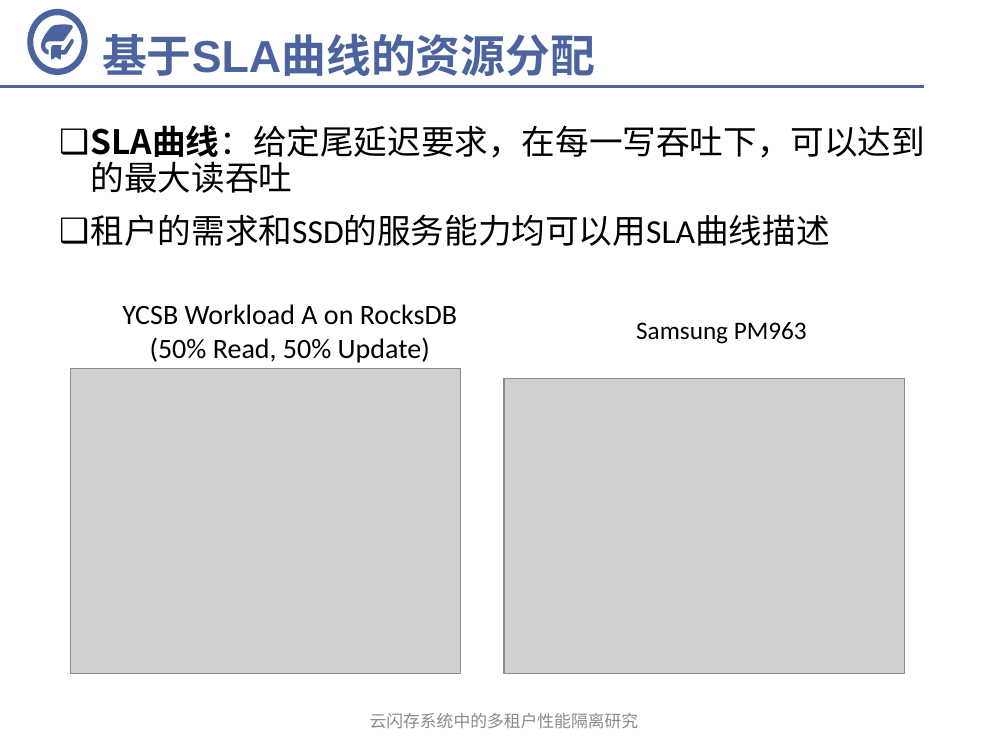
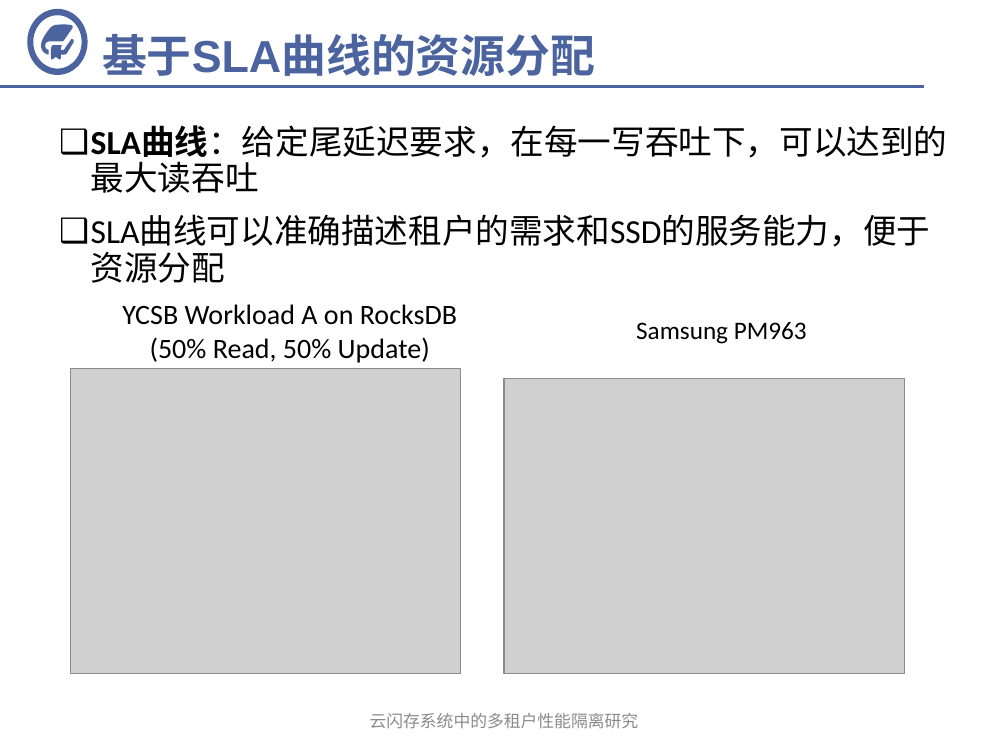
Before and after one commit to fandahao17/undergrad-thesis, a slide deck: slide 11 of 答辩.pptx (slide 12 before the commit). Drawn at 1008x756 pixels with LibreOffice and Linux fonts; fonts in the diff are those of the drawing; grey boxes stand for pictures; background and template pictures are left out. Boxes give left, top, right and bottom in pixels: in the first picture for what was removed or moved away, otherwise in the second. Text is boxed around its words. In the diff, an @@ line names an element or a change of style, - is before the commit and + after.

```diff
--- a/答辩.pptx
+++ b/答辩.pptx
@@ text at (x1=91, y1=127, x2=948, y2=193): font Noto Sans CJK SC to Calibri in "SLA曲线：给定尾延迟要求，在每一写吞吐下，可以达到的最大读吞吐" @@
@@ text at (x1=91, y1=216, x2=931, y2=283): text changed @@
-❑ 租户的需求和SSD的服务能力均可以用SLA曲线描述
+❑ SLA曲线可以准确描述租户的需求和SSD的服务能力，便于资源分配
```
Also in this commit, not shown: 9 other slides changed, 1 slide added, 4 slides removed.
